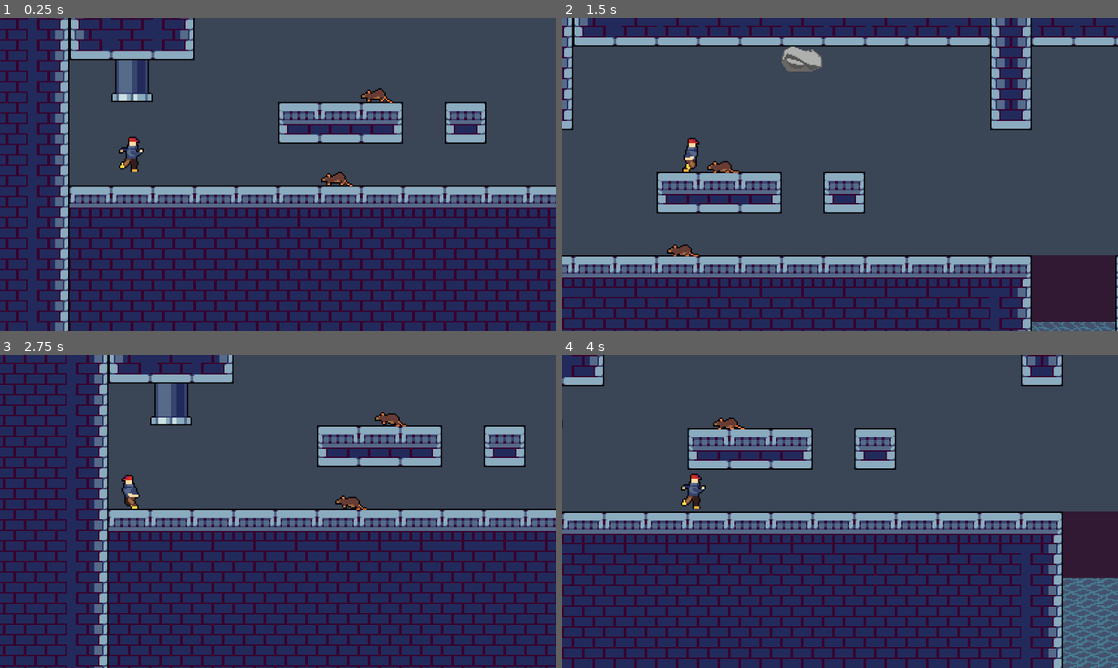
Above: before the commit, frames 1-4 (two rows, left to right).
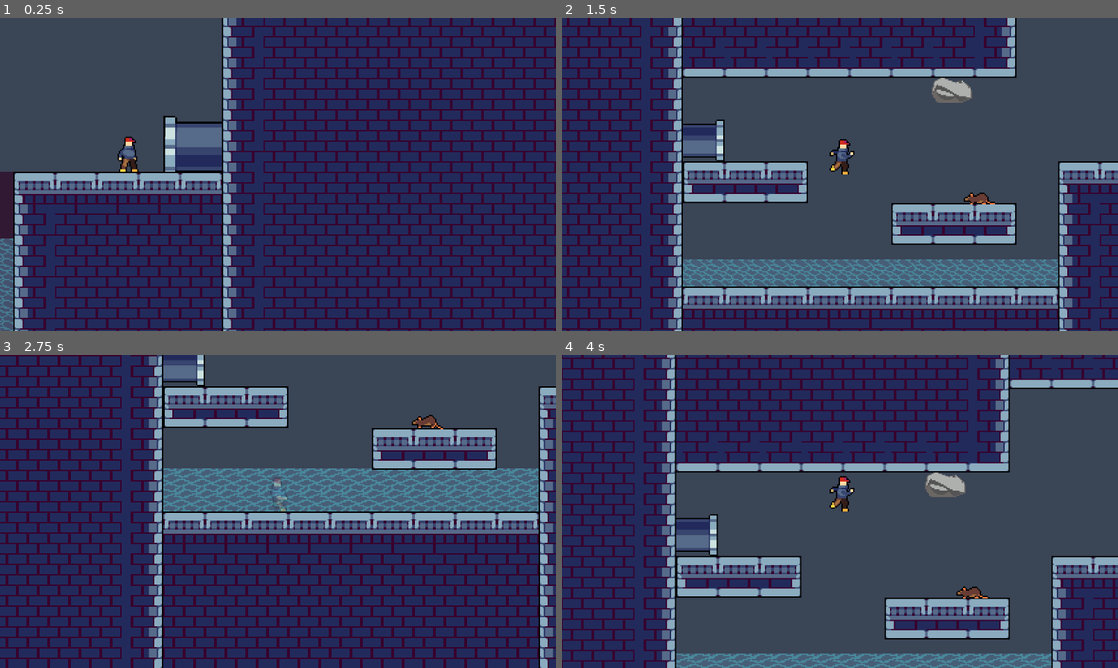
Above: after the commit, the same moments.

Repository: DizzyThermal/Sewer-Escape
Game: Godot game, scene res://scenes/Level_01.tscn
The game is run twice, just before and just after one commit, with the same random seed, the same clock (stepped at 60 frames per second) and the same inputs.
Inputs:
- Up to frame 1 (0.25 s): no input
- Up to frame 2 (1.5 s): hold Right (Right) from 0.53 s (still down); tap Space (Jump) at 0.77 s
- Up to frame 3 (2.75 s): tap Space (Jump) at 1.52 s; release Right (Right) at 2.03 s; hold Left (Left) from 2.03 s (still down)
- Up to frame 4 (4 s): release Left (Left) at 2.78 s; hold Right (Right) from 2.78 s (still down); tap Space (Jump) at 3.02, 3.77 s

The runs differ from the first frame. In frame 1, 67% of the frame differs, in the area x 0-100%, y 0-100%; in frame 2, 56%; in frame 3, 52%; in frame 4, 77%.

Commit message:
Adding Rising Water Logic

Diff:
--- a/scenes/Level_01.tscn
+++ b/scenes/Level_01.tscn
@@ -37,7 +37,7 @@
 layer_0/tile_data = PackedInt32Array(-65540, 393216, 6, -4, 393216, 6, 65532, 393216, 6, -131076, 393216, 6, -131075, 3 …(16135 unchanged characters)…
 
 [node name="Player" parent="." instance=ExtResource("1_8xwqu")]
-position = Vector2(-114, -11)
+position = Vector2(1305, 15)
 
 [node name="Camera2D" type="Camera2D" parent="Player"]
 position = Vector2(114, -64)
--- /dev/null
+++ b/scenes/Level_02.gd
@@ -0,0 +1,18 @@
+extends Node2D
+
+var WATER_WIDTH = 1953
+var WATER_HEIGHT = 528
+var currentHeight = WATER_HEIGHT
+
+# Called when the node enters the scene tree for the first time.
+func _ready():
+	pass
+
+# Called every frame. 'delta' is the elapsed time since the previous frame.
+func _process(delta):
+	pass
+
+func _on_water_timer_timeout():
+	$Foreground/Water.set_size(Vector2(WATER_WIDTH, currentHeight))
+	currentHeight += 1
+	$Foreground/Water.global_position.y -= 1
--- a/scenes/Level_02.tscn
+++ b/scenes/Level_02.tscn
@@ -1,6 +1,7 @@
-[gd_scene load_steps=15 format=3 uid="uid://bd7ajehebwd3e"]
+[gd_scene load_steps=16 format=3 uid="uid://bd7ajehebwd3e"]
 
 [ext_resource type="TileSet" uid="uid://bir4qfvaulu2x" path="res://scenes/Tileset.tres" id="1_7ekmf"]
+[ext_resource type="Script" path="res://scenes/Level_02.gd" id="1_eoj1b"]
 [ext_resource type="PackedScene" uid="uid://by7gxrbscsjbo" path="res://player/Player.tscn" id="2_3ednx"]
 [ext_resource type="PackedScene" uid="uid://dmgnd80dkhm56" path="res://scenes/Pipe.tscn" id="3_l2tfk"]
 [ext_resource type="PackedScene" uid="uid://b02j3hq8rkmft" path="res://scenes/Water.tscn" id="4_6h3gn"]
@@ -28,6 +29,7 @@
 size = Vector2(27, 160)
 
 [node name="Level_02" type="Node2D"]
+script = ExtResource("1_eoj1b")
 
 [node name="Background" type="Node2D" parent="."]
 
@@ -58,6 +60,10 @@
 offset_top = 16.0
 offset_right = 1793.0
 offset_bottom = 544.0
+
+[node name="WaterTimer" type="Timer" parent="Foreground"]
+wait_time = 0.1
+autostart = true
 
 [node name="DeathZone" type="Area2D" parent="Foreground"]
 collision_layer = 4
@@ -156,6 +162,7 @@
 [node name="Rat6" parent="Foreground/Enemies" instance=ExtResource("5_ue06i")]
 position = Vector2(1319, -322)
 
+[connection signal="timeout" from="Foreground/WaterTimer" to="." method="_on_water_timer_timeout"]
 [connection signal="body_entered" from="Foreground/DeathZone" to="Player" method="_on_death_zone_body_entered"]
 [connection signal="body_entered" from="Foreground/Enemies/Rock/TriggerBox" to="Foreground/Enemies/Rock" method="_on_trigger_box_body_entered"]
 [connection signal="body_entered" from="Foreground/Enemies/Rock2/TriggerBox" to="Foreground/Enemies/Rock2" method="_on_trigger_box_body_entered"]
